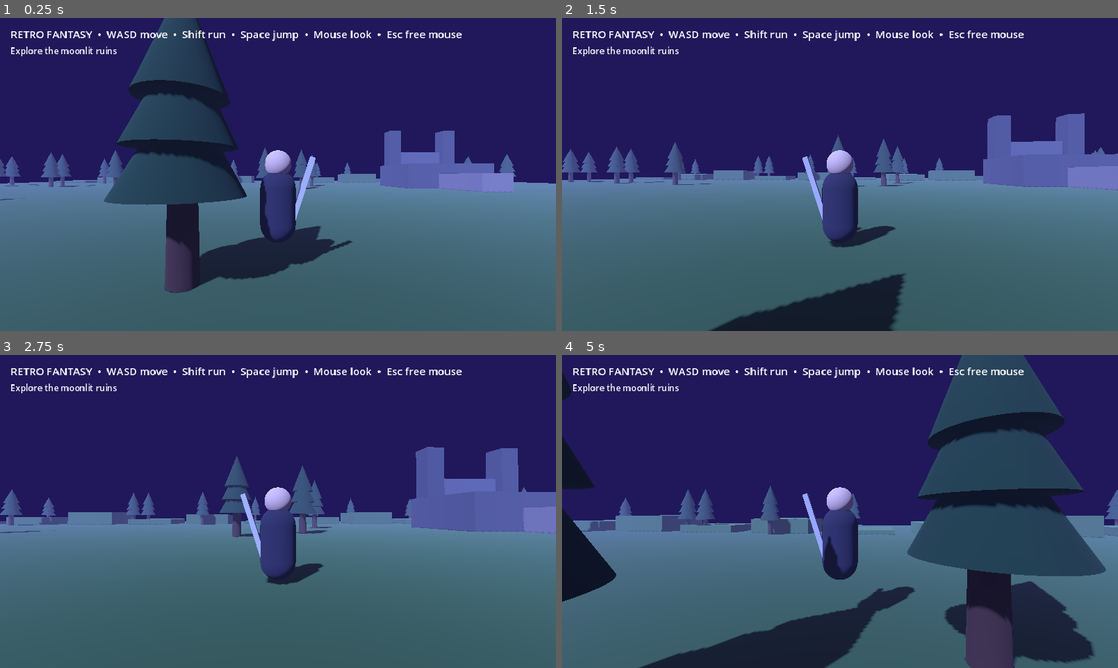
Above: before the commit, frames 1-4 (two rows, left to right).
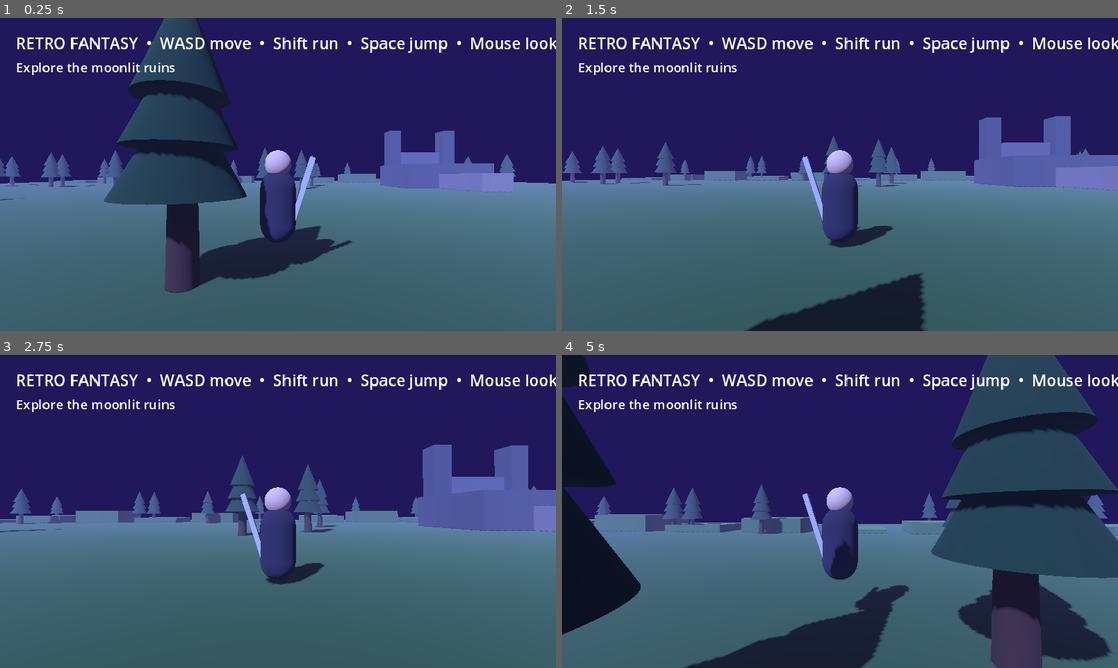
Above: after the commit, the same moments.

Repository: jasonjllind-cpu/aispel
Game: Godot game, scene res://main.tscn
Two runs of this game, one before a commit and one after it. Both use one fixed random seed, a clock stepped at 60 frames per second and the inputs below.
Inputs (mouse positions are in pixels of both pictures, inside the frame that each line leads up to):
- Up to frame 1 (0.25 s): no input
- Up to frame 2 (1.5 s): move the mouse to (867, 174) at 0.52 s; hold Shift (sprint) 0.53-1.28 s; hold W (move_forward) from 0.53 s (still down); tap Space (jump) at 0.77 s; move the mouse to (812, 174) at 1.27 s; tap Shift (sprint) at 1.35 s
- Up to frame 3 (2.75 s): keep holding W (move_forward); tap Space (jump) at 1.52 s; move the mouse to (289, 505) at 2.02 s; hold Shift (sprint) from 2.03 s (still down)
- Up to frame 4 (5 s): keep holding W (move_forward); move the mouse to (834, 517) at 2.77 s; release Shift (sprint) at 2.78 s; tap Shift (sprint) at 2.85, 4.35 s; tap Space (jump) at 3.02, 3.77, 4.52 s; move the mouse to (878, 514) at 3.52 s; hold Shift (sprint) 3.53-4.28 s; move the mouse to (795, 508) at 4.27 s

The runs differ from the first frame. In frame 1, 2.8% of the frame differs, in the area x 2-100%, y 4-19%; in frame 2, 8.3%; in frame 3, 6.9%; in frame 4, 22%, in the area x 0-100%, y 0-100%.

Commit message:
0.02 lower internal resolution for retro presentation

Diff:
--- a/project.godot
+++ b/project.godot
@@ -12,8 +12,8 @@
 
 [display]
 
-window/size/viewport_width=960
-window/size/viewport_height=540
+window/size/viewport_width=640
+window/size/viewport_height=360
 window/size/window_width_override=1280
 window/size/window_height_override=720
 window/stretch/mode="canvas_items"
